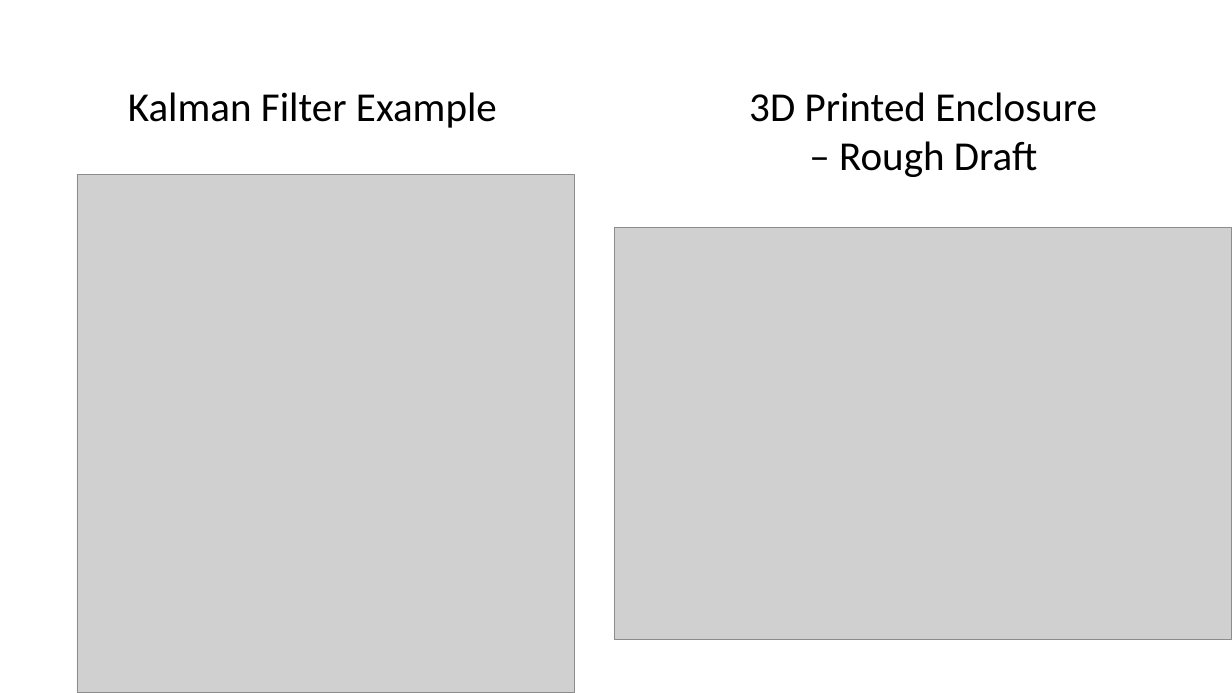
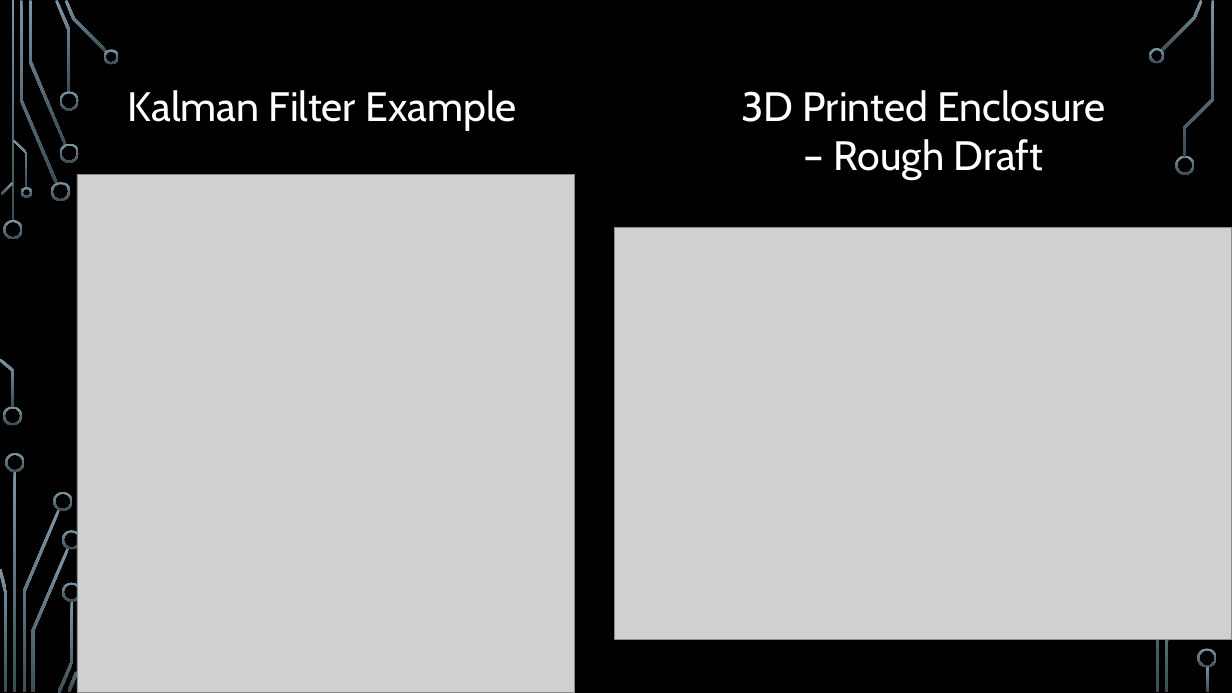
Before and after one commit to aliakbari-phd/Senior-Design-Team2, a slide deck: slide 5 of BenJohnston/LabNotebook/Mini Demo - Ben Slides.pptx. Drawn at 1232x693 pixels with LibreOffice and Linux fonts; fonts in the diff are those of the drawing; grey boxes stand for pictures; background and template pictures are left out. Boxes give left, top, right and bottom in pixels: in the first picture for what was removed or moved away, otherwise in the second. Text is boxed around its words. In the diff, an @@ line names an element or a change of style, - is before the commit and + after.

```diff
--- a/BenJohnston/LabNotebook/Mini Demo - Ben Slides.pptx
+++ b/BenJohnston/LabNotebook/Mini Demo - Ben Slides.pptx
@@ background #FFFFFF to picture (left out) @@
@@ text "Kalman Filter Example" at [128, 90, 516, 131]: font Calibri to Cabin, text colour #000000 to #FFFFFF @@
@@ text "3D Printed Enclosure – Rough ..." at [741, 90, 1105, 180]: font Calibri to Cabin, text colour #000000 to #FFFFFF @@
@@ group added at [0, 0, 1217, 693]: 30 freeform shapes, 3 rectangles @@
```
Also in this commit, not shown: 3 other slides changed, 1 slide added, 1 slide removed, 2 other files.
